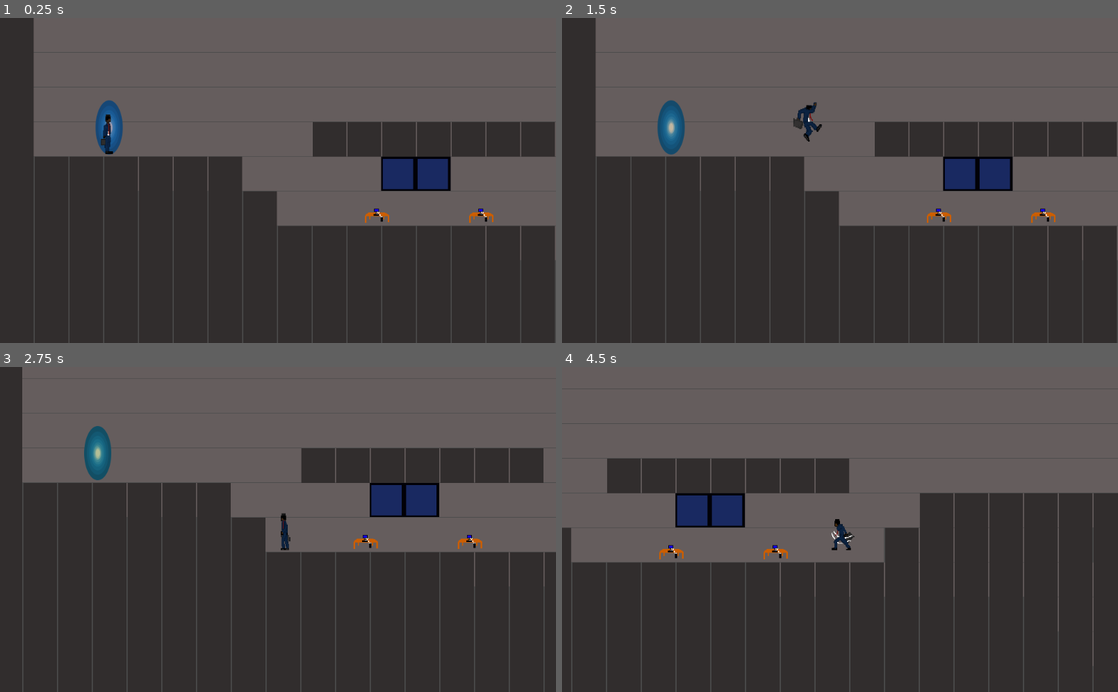
Above: before the commit, frames 1-4 (two rows, left to right).
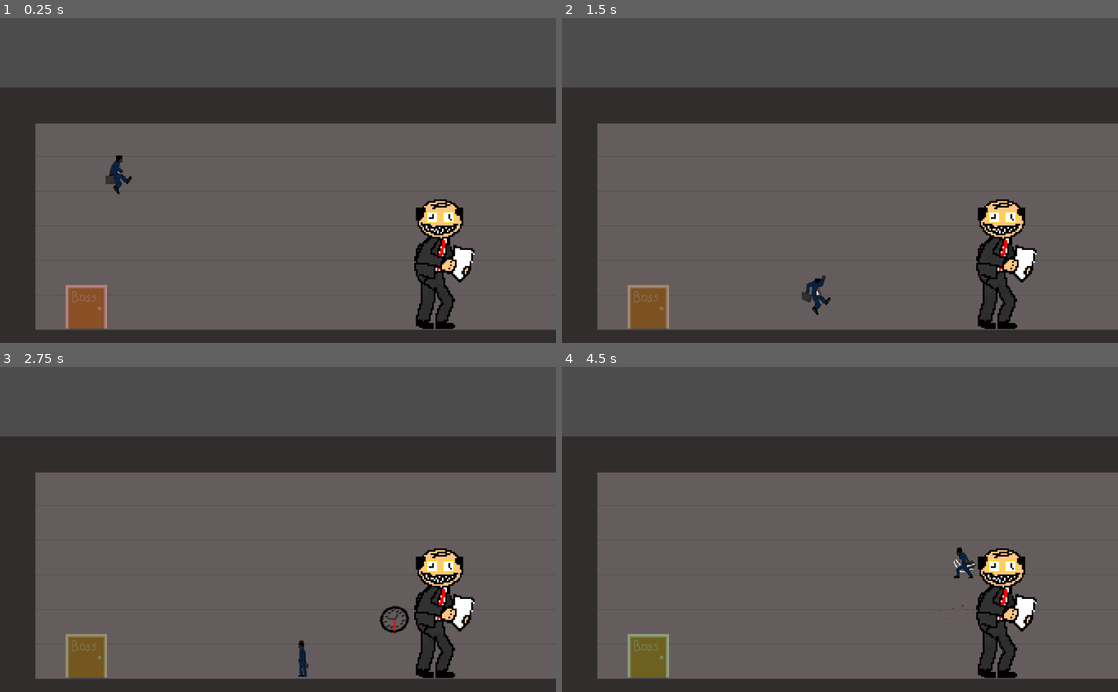
Above: after the commit, the same moments.

Repository: mbuzil/Jellyfish-Rangers-Time-Crunch
Game: Godot game, scene res://levels/Level3.tscn
The game is run twice, just before and just after one commit, with the same random seed, the same clock (stepped at 60 frames per second) and the same inputs. Before the commit the project starts from res://levels/Level1.tscn.
Inputs:
- Up to frame 1 (0.25 s): no input
- Up to frame 2 (1.5 s): hold Space (attack) 0.53-1.28 s; hold D (right) from 0.53 s (still down); tap W (jump) at 0.77, 0.8, 1.07, 1.35 s
- Up to frame 3 (2.75 s): tap W (jump) at 1.52, 1.82, 2.3 s; tap Space (attack) at 1.55 s; release D (right) at 2.03 s; hold A (left) from 2.03 s (still down); hold Space (attack) from 2.03 s (still down)
- Up to frame 4 (4.5 s): release A (left) at 2.78 s; release Space (attack) at 2.78 s; hold D (right) 2.78-4.28 s; tap Space (attack) at 2.85, 4.35 s; tap W (jump) at 3.02, 3.32 s; hold W (jump) 3.53-4.28 s; hold A (left) from 4.28 s (still down)

The runs differ from the first frame. In frame 1, 75% of the frame differs, in the area x 0-100%, y 0-100%; in frame 2, 75%; in frame 3, 75%; in frame 4, 77%.

Commit message:
miniboss

Diff:
--- /dev/null
+++ b/Effects/Explosion.gd
@@ -0,0 +1,8 @@
+extends AnimatedSprite
+
+func _ready():
+	play("Explode")
+
+
+func _on_Explosion_animation_finished():
+	queue_free()
--- /dev/null
+++ b/Effects/Explosion.tscn
@@ -0,0 +1,79 @@
+[gd_scene load_steps=16 format=2]
+
+[ext_resource path="res://Assets/Explosion.png" type="Texture" id=1]
+[ext_resource path="res://Effects/Explosion.gd" type="Script" id=2]
+
+[sub_resource type="AtlasTexture" id=1]
+flags = 4
+atlas = ExtResource( 1 )
+region = Rect2( 0, 0, 96, 96 )
+
+[sub_resource type="AtlasTexture" id=2]
+flags = 4
+atlas = ExtResource( 1 )
+region = Rect2( 96, 0, 96, 96 )
+
+[sub_resource type="AtlasTexture" id=3]
+flags = 4
+atlas = ExtResource( 1 )
+region = Rect2( 192, 0, 96, 96 )
+
+[sub_resource type="AtlasTexture" id=4]
+flags = 4
+atlas = ExtResource( 1 )
+region = Rect2( 288, 0, 96, 96 )
+
+[sub_resource type="AtlasTexture" id=5]
+flags = 4
+atlas = ExtResource( 1 )
+region = Rect2( 384, 0, 96, 96 )
+
+[sub_resource type="AtlasTexture" id=6]
+flags = 4
+atlas = ExtResource( 1 )
+region = Rect2( 480, 0, 96, 96 )
+
+[sub_resource type="AtlasTexture" id=7]
+flags = 4
+atlas = ExtResource( 1 )
+region = Rect2( 576, 0, 96, 96 )
+
+[sub_resource type="AtlasTexture" id=8]
+flags = 4
+atlas = ExtResource( 1 )
+region = Rect2( 672, 0, 96, 96 )
+
+[sub_resource type="AtlasTexture" id=9]
+flags = 4
+atlas = ExtResource( 1 )
+region = Rect2( 768, 0, 96, 96 )
+
+[sub_resource type="AtlasTexture" id=10]
+flags = 4
+atlas = ExtResource( 1 )
+region = Rect2( 864, 0, 96, 96 )
+
+[sub_resource type="AtlasTexture" id=11]
+flags = 4
+atlas = ExtResource( 1 )
+region = Rect2( 960, 0, 96, 96 )
+
+[sub_resource type="AtlasTexture" id=12]
+flags = 4
+atlas = ExtResource( 1 )
+region = Rect2( 1056, 0, 96, 96 )
+
+[sub_resource type="SpriteFrames" id=13]
+animations = [ {
+"frames": [ SubResource( 1 ), SubResource( 2 ), SubResource( 3 ), SubResource( 4 ), SubResource( 5 ), SubResource( 6 ), SubResource( 7 ), SubResource( 8 ), SubResource( 9 ), SubResource( 10 ), SubResource( 11 ), SubResource( 12 ) ],
+"loop": false,
+"name": "Explode",
+"speed": 24.0
+} ]
+
+[node name="Explosion" type="AnimatedSprite"]
+frames = SubResource( 13 )
+animation = "Explode"
+script = ExtResource( 2 )
+
+[connection signal="animation_finished" from="." to="." method="_on_Explosion_animation_finished"]
--- /dev/null
+++ b/Enemies/Bullet.gd
@@ -0,0 +1,32 @@
+extends KinematicBody2D
+var velocity = Vector2.ZERO
+var speed = 500.0
+var damage = 1
+
+onready var Explosion = load("res://Effects/Explosion.tscn")
+var Effects = null
+
+func _ready():
+	velocity = Vector2(0,-speed).rotated(rotation)
+
+func _physics_process(_delta):
+	velocity = move_and_slide(velocity, Vector2.ZERO)
+	position.x = wrapf(position.x, 0, Global.VP.x)
+	position.y = wrapf(position.y, 0, Global.VP.y)
+
+
+
+func _on_Area2D_body_entered(body):
+	if body.name == "Player":
+		if body.has_method("damage"):
+			body.damage(damage)
+		Effects = get_node_or_null("/root/Level3/Effects")
+		if Effects != null:
+			var explosion = Explosion.instance()
+			Effects.add_child(explosion)
+			explosion.global_position = global_position
+		queue_free()
+
+
+func _on_Timer_timeout():
+	queue_free()
--- /dev/null
+++ b/Enemies/Bullet.tscn
@@ -0,0 +1,32 @@
+[gd_scene load_steps=4 format=2]
+
+[ext_resource path="res://Assets/Bullet.png" type="Texture" id=1]
+[ext_resource path="res://Enemies/Bullet.gd" type="Script" id=2]
+
+[sub_resource type="CircleShape2D" id=1]
+radius = 18.5698
+
+[node name="Bullet" type="KinematicBody2D"]
+script = ExtResource( 2 )
+
+[node name="Sprite" type="Sprite" parent="."]
+position = Vector2( 0, -1 )
+scale = Vector2( 2.15625, 2.375 )
+texture = ExtResource( 1 )
+
+[node name="CollisionPolygon2D" type="CollisionPolygon2D" parent="."]
+position = Vector2( 0, -1 )
+scale = Vector2( 2.15625, 2.375 )
+polygon = PoolVector2Array( 6, -13, 14, -7, 14, -4, 15.3, 6, 12.9, 6, 4.9, 15, -4.8, 15, -14, 6.9, -14, -8, -11.7, -8, -6, -12.9, -6, -15, 6, -15 )
+
+[node name="Area2D" type="Area2D" parent="."]
+scale = Vector2( 2.15625, 2.375 )
+
+[node name="CollisionShape2D" type="CollisionShape2D" parent="Area2D"]
+shape = SubResource( 1 )
+
+[node name="Timer" type="Timer" parent="."]
+autostart = true
+
+[connection signal="body_entered" from="Area2D" to="." method="_on_Area2D_body_entered"]
+[connection signal="timeout" from="Timer" to="." method="_on_Timer_timeout"]
--- /dev/null
+++ b/Enemies/Miniboss.gd
@@ -0,0 +1,36 @@
+extends KinematicBody2D
+
+var health = 10
+
+var Effects = null
+onready var Bullet = load("res://Enemies/Bullet.tscn")
+onready var Explosion = load("res://Effects/Explosion.tscn")
+
+
+func damage(d):
+	health -= d
+	if health <= 0:
+		Effects = get_node_or_null("/root/Level3/Effects")
+		if Effects != null:
+			var explosion = Explosion.instance()
+			Effects.add_child(explosion)
+			explosion.global_position = global_position
+		queue_free()
+
+
+
+func _on_Timer_timeout():
+	var Player = get_node_or_null("/root/Level3/Player_Container/Player")
+	Effects = get_node_or_null("/root/Level3/Effects")
+	if Player != null and Effects != null:
+		var bullet = Bullet.instance()
+		var d = global_position.angle_to_point(Player.global_position) - PI/2
+		bullet.rotation = d
+		bullet.global_position = global_position + Vector2(0,-40).rotated(d)
+		Effects.add_child(bullet)
+
+
+func _on_Area2D_body_entered(body):
+	if body.name == "Player":
+		body.damage(1)
+		damage(1)
--- /dev/null
+++ b/Enemies/Miniboss.tscn
@@ -0,0 +1,84 @@
+[gd_scene load_steps=13 format=2]
+
+[ext_resource path="res://Assets/Miniboss.png" type="Texture" id=1]
+[ext_resource path="res://Enemies/Miniboss.gd" type="Script" id=2]
+
+[sub_resource type="AtlasTexture" id=1]
+flags = 4
+atlas = ExtResource( 1 )
+region = Rect2( 0, 0, 128, 270 )
+
+[sub_resource type="AtlasTexture" id=2]
+flags = 4
+atlas = ExtResource( 1 )
+region = Rect2( 0, 0, 128, 270 )
+
+[sub_resource type="AtlasTexture" id=3]
+flags = 4
+atlas = ExtResource( 1 )
+region = Rect2( 128, 0, 128, 270 )
+
+[sub_resource type="AtlasTexture" id=4]
+flags = 4
+atlas = ExtResource( 1 )
+region = Rect2( 256, 0, 128, 270 )
+
+[sub_resource type="AtlasTexture" id=5]
+flags = 4
+atlas = ExtResource( 1 )
+region = Rect2( 384, 0, 128, 270 )
+
+[sub_resource type="AtlasTexture" id=6]
+flags = 4
+atlas = ExtResource( 1 )
+region = Rect2( 512, 0, 128, 270 )
+
+[sub_resource type="AtlasTexture" id=7]
+flags = 4
+atlas = ExtResource( 1 )
+region = Rect2( 640, 0, 128, 270 )
+
+[sub_resource type="AtlasTexture" id=8]
+flags = 4
+atlas = ExtResource( 1 )
+region = Rect2( 768, 0, 128, 270 )
+
+[sub_resource type="SpriteFrames" id=9]
+animations = [ {
+"frames": [ SubResource( 1 ) ],
+"loop": true,
+"name": "Idle",
+"speed": 5.0
+}, {
+"frames": [ SubResource( 2 ), SubResource( 3 ), SubResource( 4 ), SubResource( 5 ), SubResource( 6 ), SubResource( 7 ), SubResource( 8 ) ],
+"loop": true,
+"name": "Walking",
+"speed": 5.0
+} ]
+
+[sub_resource type="RectangleShape2D" id=10]
+extents = Vector2( 69.5, 126 )
+
+[node name="Miniboss" type="KinematicBody2D"]
+script = ExtResource( 2 )
+
+[node name="AnimatedSprite" type="AnimatedSprite" parent="."]
+frames = SubResource( 9 )
+animation = "Walking"
+frame = 1
+
+[node name="Area2D" type="Area2D" parent="."]
+
+[node name="CollisionShape2D" type="CollisionShape2D" parent="Area2D"]
+position = Vector2( -2.5, 12 )
+shape = SubResource( 10 )
+
+[node name="CollisionPolygon2D" type="CollisionPolygon2D" parent="."]
+polygon = PoolVector2Array( 44, 135, 18, 135, -54, 133, -54, 77, -44, 54, -58, 15, -57, -18, -35, -34, -53, -55, -59, -98, -16, -109, 25, -102, 40, -91, 38, -55, 22, -27, 36, -19, 59, -12, 57, 22, 43, 50, 29, 59, 35, 110 )
+
+[node name="Timer" type="Timer" parent="."]
+wait_time = 2.0
+autostart = true
+
+[connection signal="body_entered" from="Area2D" to="." method="_on_Area2D_body_entered"]
+[connection signal="timeout" from="Timer" to="." method="_on_Timer_timeout"]
--- a/Global.gd
+++ b/Global.gd
@@ -1,5 +1,6 @@
 extends Node
 
+var VP = Vector2.ZERO
 var fade = null
 var fade_speed = 0.015
 
@@ -7,6 +8,13 @@
 var fade_out = ""
 
 var death_zone = 1000
+
+func _ready():
+	VP = get_viewport().size
+	var _signal = get_tree().get_root().connect("size_changed", self, "_resize")
+
+func _resize():
+	VP = get_viewport().size
 
 func _physics_process(_delta):
 	if fade == null:
--- a/levels/Camera.gd
+++ b/levels/Camera.gd
@@ -7,7 +7,7 @@
 
 func _process(_delta):
 	if player == null:
-		player = get_node("/root/Game/Player_Container/Player")
+		player = get_node("/root/Level3/Player_Container/Player")
 	if player != null:
 		position = player.position
 
--- a/levels/Level1.tscn
+++ b/levels/Level1.tscn
@@ -1,6 +1,4 @@
-
-[gd_scene load_steps=23 format=2]
-
+[gd_scene load_steps=22 format=2]
 
 [ext_resource path="res://Assets/portal_start.png" type="Texture" id=1]
 [ext_resource path="res://Player/Player_Container.gd" type="Script" id=2]
--- a/levels/Level2.tscn
+++ b/levels/Level2.tscn
@@ -1,7 +1,4 @@
-
-[gd_scene load_steps=21 format=2]
-
-
+[gd_scene load_steps=22 format=2]
 
 [ext_resource path="res://Assets/elevator.png" type="Texture" id=1]
 [ext_resource path="res://Player/Player_Container.gd" type="Script" id=2]
@@ -16,9 +13,7 @@
 [ext_resource path="res://Assets/Window.png" type="Texture" id=12]
 [ext_resource path="res://Assets/boss door.png" type="Texture" id=13]
 [ext_resource path="res://Assets/downstairs.png" type="Texture" id=14]
-
 [ext_resource path="res://Assets/Center Of The Earth.ogg" type="AudioStream" id=15]
-
 
 [sub_resource type="TileSet" id=1]
 0/name = "background wall.png 0"
@@ -227,9 +222,7 @@
 tile_set = SubResource( 6 )
 collision_friction = 0.0
 format = 1
-
 tile_data = PoolIntArray( -196608, 0, 0, -196607, 0, 0, -196606, 0, 0, -196605, 0, 0, -196604, 0, 0, -196603, 0, 0, -19 …(5783 unchanged characters)…
-
 
 [node name="Foreground" type="TileMap" parent="."]
 tile_set = SubResource( 7 )
--- a/levels/Level3.tscn
+++ b/levels/Level3.tscn
@@ -1,8 +1,6 @@
-[gd_scene load_steps=17 format=2]
-
+[gd_scene load_steps=19 format=2]
 
 [ext_resource path="res://Assets/It's Time To Run.ogg" type="AudioStream" id=1]
-
 [ext_resource path="res://Player/Player_Container.gd" type="Script" id=2]
 [ext_resource path="res://Assets/portal_end.png" type="Texture" id=3]
 [ext_resource path="res://Levels/Exit.gd" type="Script" id=4]
@@ -14,6 +12,7 @@
 [ext_resource path="res://Assets/wall.png" type="Texture" id=10]
 [ext_resource path="res://Assets/boss door.png" type="Texture" id=11]
 [ext_resource path="res://Assets/Window.png" type="Texture" id=12]
+[ext_resource path="res://Enemies/Miniboss.tscn" type="PackedScene" id=13]
 
 [sub_resource type="TileSet" id=21]
 0/name = "background wall.png 0"
@@ -125,7 +124,7 @@
 0/shapes = [  ]
 0/z_index = 0
 
-[node name="Game" type="Node2D"]
+[node name="Level3" type="Node2D"]
 
 [node name="Background" type="TileMap" parent="."]
 modulate = Color( 0.501961, 0.501961, 0.501961, 1 )
@@ -192,4 +191,9 @@
 stream = ExtResource( 1 )
 autoplay = true
 
+[node name="Miniboss" parent="." instance=ExtResource( 13 )]
+position = Vector2( 818, 439 )
+
+[node name="Effects" type="Node2D" parent="."]
+
 [connection signal="body_entered" from="Exit_to_4" to="Exit_to_4" method="_on_Exit_body_entered"]
--- a/levels/Level6.tscn
+++ b/levels/Level6.tscn
@@ -320,10 +320,8 @@
 limit_bottom = 4000
 limit_smoothed = true
 
-
 [node name="AudioStreamPlayer" type="AudioStreamPlayer" parent="."]
 stream = ExtResource( 14 )
 autoplay = true
 
-
 [connection signal="body_entered" from="Exit_to_4" to="Exit_to_4" method="_on_Exit_body_entered"]
--- a/player/Player.gd
+++ b/player/Player.gd
@@ -6,6 +6,8 @@
 var velocity = Vector2.ZERO
 var jump_power = Vector2.ZERO
 var direction = 1
+var atking = false
+var health = 6
 
 export var gravity = Vector2(0,30)
 
@@ -32,6 +34,7 @@
 	velocity.x = clamp(velocity.x,-max_move,max_move)
 	if Input.is_action_pressed("attack"):
 		set_animation("Attacking")
+		atking = true
 
 	if direction < 0 and not $AnimatedSprite.flip_h: $AnimatedSprite.flip_h = true
 	if direction > 0 and $AnimatedSprite.flip_h: $AnimatedSprite.flip_h = false
@@ -62,8 +65,12 @@
 func die():
 	queue_free()
 
-
+func damage(d):
+	health -= d
+	if health <= 0:
+		die()
 
 func _on_AnimatedSprite_animation_finished():
-	if !Input.is_action_pressed("jump"):
+	if atking == true:
 		set_animation("Idle")
+		atking = false
--- a/player/Player.tscn
+++ b/player/Player.tscn
@@ -1,6 +1,4 @@
-
 [gd_scene load_steps=36 format=2]
-
 
 [ext_resource path="res://Assets/StanSpriteSheet-2.png.png" type="Texture" id=1]
 [ext_resource path="res://Player/Jumping.gd" type="Script" id=2]
@@ -17,33 +15,7 @@
 [ext_resource path="res://Assets/StanSpriteSheet-3.png.png" type="Texture" id=13]
 [ext_resource path="res://Assets/StanSpriteSheet-2.png-3.png.png" type="Texture" id=14]
 
-
 [sub_resource type="AtlasTexture" id=33]
-flags = 4
-atlas = ExtResource( 12 )
-region = Rect2( 0, 0, 128, 180 )
-
-[sub_resource type="AtlasTexture" id=23]
-flags = 4
-atlas = ExtResource( 13 )
-region = Rect2( 0, 0, 150, 180 )
-
-[sub_resource type="AtlasTexture" id=24]
-flags = 4
-atlas = ExtResource( 13 )
-region = Rect2( 150, 0, 150, 180 )
-
-[sub_resource type="AtlasTexture" id=25]
-flags = 4
-atlas = ExtResource( 13 )
-region = Rect2( 300, 0, 150, 180 )
-
-[sub_resource type="AtlasTexture" id=26]
-flags = 4
-atlas = ExtResource( 13 )
-region = Rect2( 450, 0, 150, 180 )
-
-[sub_resource type="AtlasTexture" id=37]
 flags = 4
 atlas = ExtResource( 12 )
 region = Rect2( 0, 0, 128, 180 )
@@ -113,17 +85,37 @@
 atlas = ExtResource( 12 )
 region = Rect2( 768, 0, 128, 180 )
 
+[sub_resource type="AtlasTexture" id=23]
+flags = 4
+atlas = ExtResource( 13 )
+region = Rect2( 0, 0, 150, 180 )
+
+[sub_resource type="AtlasTexture" id=24]
+flags = 4
+atlas = ExtResource( 13 )
+region = Rect2( 150, 0, 150, 180 )
+
+[sub_resource type="AtlasTexture" id=25]
+flags = 4
+atlas = ExtResource( 13 )
+region = Rect2( 300, 0, 150, 180 )
+
+[sub_resource type="AtlasTexture" id=26]
+flags = 4
+atlas = ExtResource( 13 )
+region = Rect2( 450, 0, 150, 180 )
+
+[sub_resource type="AtlasTexture" id=37]
+flags = 4
+atlas = ExtResource( 12 )
+region = Rect2( 0, 0, 128, 180 )
+
 [sub_resource type="SpriteFrames" id=14]
 animations = [ {
 "frames": [ SubResource( 33 ) ],
 "loop": true,
 "name": "Idle",
 "speed": 5.0
-}, {
-"frames": [ SubResource( 23 ), SubResource( 24 ), SubResource( 25 ), SubResource( 26 ), SubResource( 37 ) ],
-"loop": false,
-"name": "Attacking",
-"speed": 8.0
 }, {
 "frames": [ SubResource( 27 ), SubResource( 28 ), SubResource( 29 ) ],
 "loop": false,
@@ -139,6 +131,11 @@
 "loop": true,
 "name": "Moving",
 "speed": 5.0
+}, {
+"frames": [ SubResource( 23 ), SubResource( 24 ), SubResource( 25 ), SubResource( 26 ), SubResource( 37 ) ],
+"loop": false,
+"name": "Attacking",
+"speed": 8.0
 } ]
 
 [sub_resource type="RectangleShape2D" id=15]
@@ -153,7 +150,6 @@
 scale = Vector2( 0.353333, 0.427778 )
 frames = SubResource( 14 )
 animation = "Attacking"
-
 
 [node name="CollisionShape2D" type="CollisionShape2D" parent="."]
 position = Vector2( -1, 6 )
@@ -184,7 +180,5 @@
 wait_time = 0.2
 one_shot = true
 
-
 [connection signal="animation_finished" from="AnimatedSprite" to="." method="_on_AnimatedSprite_animation_finished"]
-
 [connection signal="timeout" from="StateMachine/Coyote/Timer" to="StateMachine/Coyote" method="_on_Timer_timeout"]
--- a/project.godot
+++ b/project.godot
@@ -15,9 +15,7 @@
 [application]
 
 config/name="Jellyfish Rangers Time Crunch"
-
-run/main_scene="res://Levels/Level1.tscn"
-
+run/main_scene="res://Levels/Level3.tscn"
 boot_splash/bg_color=Color( 0, 0, 0, 1 )
 config/icon="res://Assets/Desk.png"
 
Binary file added: Assets/Bullet.png
Binary file added: Assets/Explosion.png
Binary file added: Assets/Miniboss.png
